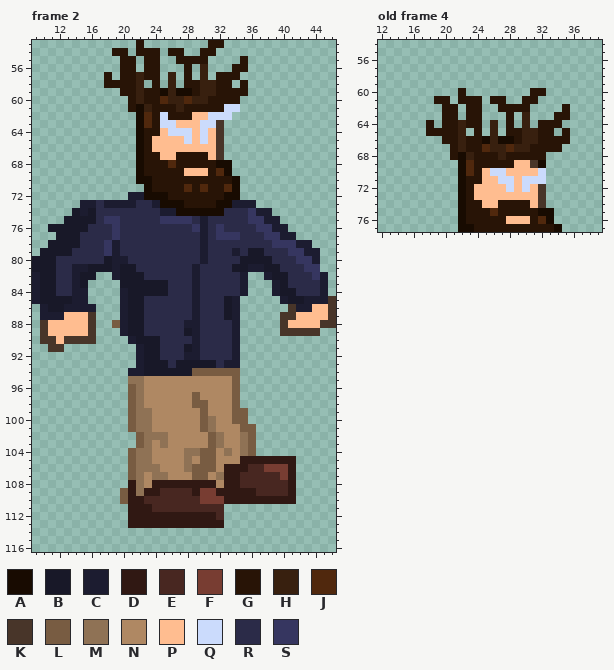
File history of a pixel-art file, Assets/Sprites/fallgod.aseprite. The picture above is the old version.
64x128 pixels, 4 frames. Colours within 5 levels of each other are drawn and written as one. Shown: frame 2: x 9..46, y 53..116; old frame 4: x 12..39, y 54..77. The commit also changed other frames, which this record leaves out.
Palette (. is transparent): A #180b01  B #181828  C #1c1c30  D #301813  E #482721  F #783d32  G #281406  H #38200f  J #50280d  K #483529  L #785c42  M #8f7255  N #af8863  P #ffbd90  Q #cbdbfc  R #2b2b48  S #363660
Pixels before, frame 2 (only the part around the change), first column x 9:
 53 .............G........GG..............
 54 ..........GG.GGG.GG..GG...............
 55 ...........GG.GG..GGGG....G...........
 56 ...........GG.GG...G.H...GG...........
 57 .........G.GGHGG.H.G.H.GGG............
 58 .........GGGGH.G.H.GGHHGG.G...........
 59 ...........GGHGGAHAAGHHGGGG...........
 60 ............GHGGJHHJHHGGGG............
 61 ............GAHGGGHGGGGGQQ............
 62 .............AJGQGGGPPQQQ.............
 63 .............AJGQQPPPQQK..............
 64 .............AGGPQQQPQPK..............
 65 .............AGPPPPQPQPK..............
 66 .............AGPPPPPPPPK..............
 67 .............AGGPPGGGGPK..............
 68 .............AGGGJGGGGGAA.............
 69 .............AGGGGGPPPGJA.............
 70 .............AAGGGGGGGGGGA............
 71 ..............AGGGGJGJGGJA............
 72 ............CCAAAGGGGGGGAA............
 73 ......CCRCCCCRRCAAAGGGGAACCC..........
 74 .....BCBRRRRRRRRCCAAAAAARRRSCC........
 75 ....BBBBRSSRRRRRSSSSRCRRRRRSSCC.......
 76 ..BBBBBRRRSRRRRRRRRRSCRSRRRRSSCC......
 77 ...BBBRRRRSRRRRRRRRRRCRSSSRRRSSCC.....
 78 ..BBBBRRRSCRRRRRRRRRRCRRRRRRRRSSSCC...
 79 .BBBBRRRRSCRRRRRRRRRRCRRRCRBBRRRSSCC..
 80 BBBRRRRRRBCCRRRRRRRRRCRRRRBBBBRRRSSC..
 81 BBBRRCCBBBCBBRRRRRRRCRRRRBBCCBBRRRSS..
 82 CBBRRCBB..CBBBRRRRRRCRRRRRC..CBBRRRSC.
 83 CBBRRCB....BBBBBBRRRCRRRRRC...CBRRRRC.
 84 CBBRRCC....CBBBBBRRRCRRRRRC...CBBRRRC.
 85 CBBBBCC....CBBRRRRRRCRRRBC.....CBBCCCK
 86 .CBBCCCC...CBBRRRRRRCRRRBC......KCCPPK
 87 .CCCPPPK...CBBRRRRRRCRRRBC.....KKPPPPK
 88 .KPPPPPK..LCBBRRRRRCCRRRRC.....KPPPPKK
 89 .KPPPPPK...CBBRRRRRBCRRRRC.....KKKKK..
 90 .KKPKKKK....CBBBRRRRCRRRRC............
 91 ..KK.........CBBRRRBCRRRRC............
 92 .............CBBRRRCCRRRRC............
 93 .............CBBBRBBBBBRCC............
 94 ............CCBBBBBBLLLLLL............
 95 ............MMNNNNNNNNNNNL............
 96 ............LMNNNNNNNNNNNL............
 97 ............LMNNNNNNLNNNNL............
 98 ............LMNNNNNNLLNNNL............
 99 ............LMMNNNNNNLNNNLL...........
100 ............LMMNNNNNNLMNNLL...........
101 ............LMMNNNNNNLMNNNLL..........
102 .............LMMMNNNNNLMNNML..........
103 .............LMNMNNNNNLMNNML..........
104 ............LMMNNNNMMLLNMNML..........
105 ............LMMNNNNMNLLNNNDDDDDDD.....
106 ............LMMMNNNMLLLNDDDEEFFFD.....
107 ............LMNMMNNNLLNMDDEEEEEFD.....
108 ............DMNDDDDDDDDNDDEEEEEED.....
109 ...........LDMDDEEEEDFFDDDDDEEEED.....
110 ...........LDDEEEEEEEFFFDDDDDDDDD.....
111 ............DDDEEEEEEEEE..............
112 ............DDDDDDDDDDDE..............
113 ............DDDDDDDDDDDD..............
114 ......................................
115 ......................................
116 ......................................
Pixels before, old frame 4, first column x 18:
60 ....G........GG...
61 .GG.GGG.GG..GG....
62 ..GG.GG..GGGG....G
63 ..GG.GG...G.H...GG
64 G.GGHGG.H.G.H.GGG.
65 GGGGH.G.H.GGHHGG.G
66 ..GGHGGAHAAGHHGGGG
67 ...GHGGJHHJHHGGGG.
68 ...GAHGGGHGGGGG...
69 ....AJGGGGGPPKA...
70 ....AJGPQQPPPPQ...
71 ....AGGPPQQPQQQ...
72 ....AGPPPPQPQPK...
73 ....AGPPPPPPPPK...
74 ....AGGPPGGGGPK...
75 ....AGGGJGGGGGAA..
76 ....AGGGGGPPPGJA..
77 ....AAGGGGGGGGGGA.
And afterwards:
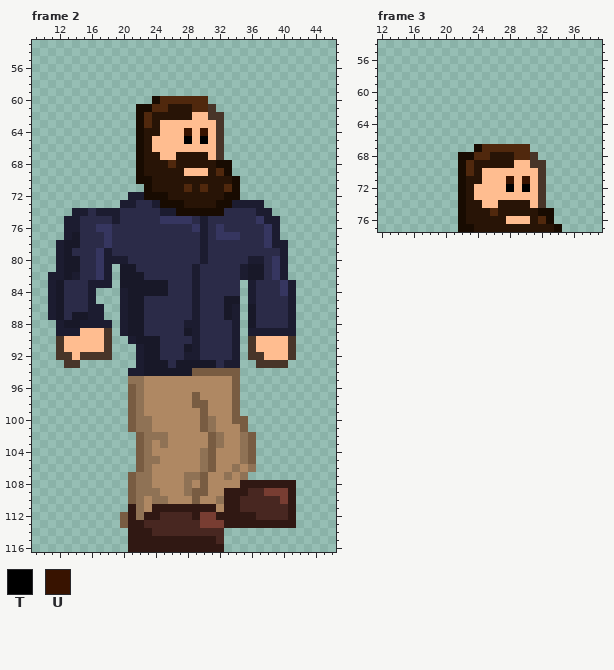
Colours new in this view: T #000000  U #381300
A new or re-ordered frame is compared with the old frame closest to it.
From old to new:
frames re-ordered
Changed rows in their new state; - is an unchanged pixel.
Frame 2:
first column x 18:
 53 ----.--------..---
 54 -..-...-..--..----
 55 --..-..--....----.
 56 --..-..---.-.---..
 57 .-.....-.-.-.-...-
 58 .....-.-.-......-.
 59 --................
 60 ---...A-JJ-JJ....-
 61 ---.-AJJ-G-JJK...-
 62 -------G-----KK.--
 63 -------PP---PP----
 64 --------PPU-U-----
 65 ----------T-T-----
first column x 9:
 73 ------.....-----------------C---------
 74 -----C-RCCC----------------R----------
 75 ----CCRR-RC----------------R----------
 76 --..CCR-SSR-----------------R--.------
 77 ---.C----SR-------------------C..-----
 78 --.C------R------------------SCC...---
 79 -..C----SCR--------------R-RR--C....--
 80 ...CBB--SC----------------RCCRSC....--
 81 ...CBBRRSC.--------------RCBBRSC....--
 82 ..CCB-RRSC.----------------BBRSC.....-
 83 ..CB-RRCCC----------------.CRRRSC....-
 84 ..CB-RRC------------------.CRRRSC....-
 85 ..C-RRRC-----------------B-CRRRRC.....
 86 -.C-RRR-C------------------BRRRRC.....
 87 -.-BRBBCC------------------BRRRRC.....
 88 -..CBBCCCC.----------------BRRRRC.....
 89 -..CCC-PPK-----------------CCCCCC...--
 90 -..KPPPPPK-----------------KPPPPK-----
 91 --.-PPPPPK-----------------KPPPPK-----
 92 ---KKPKKKK-----------------KKPPPK-----
 93 ----KK----------------------KKKK------
first column x 20:
 99 ---N-----------.------
101 ----------------.-----
104 -.L-----NNM--N--------
105 -.L-M---N-M----ML.....
106 -.L-N---NNM--NMNM.....
107 ---MNN--MM--NMNM......
108 -L-MNNNNMNLN-NNDDDDDD-
109 .L-MMNNNMLLNN---E-FFF-
110 .LMNMMNNNLNNM--EEEEEF-
111 --MNDDDDDDDDNDDEEEEEED
112 L-M--EEEE-FFDDDDDEEEED
113 L--EEEEEEEFFFDDDDDDDDD
114 -DDDEEEEEEEEE---------
115 -DDDDDDDDDDDE---------
116 -DDDDDDDDDDDD---------
Frame 3 against old frame 4:
first column x 18:
60 ----.--------..---
61 -..-...-..--..----
62 --..-..--....----.
63 --..-..---.-.---..
64 .-.....-.-.-.-...-
65 .....-.-.-......-.
66 --................
67 ---...A-JJ-JJ....-
68 ---.-AJJ-G-JJK.---
69 --------------K---
70 --------PP----K---
71 ---------PU-UPK---
72 ----------T-T-----
